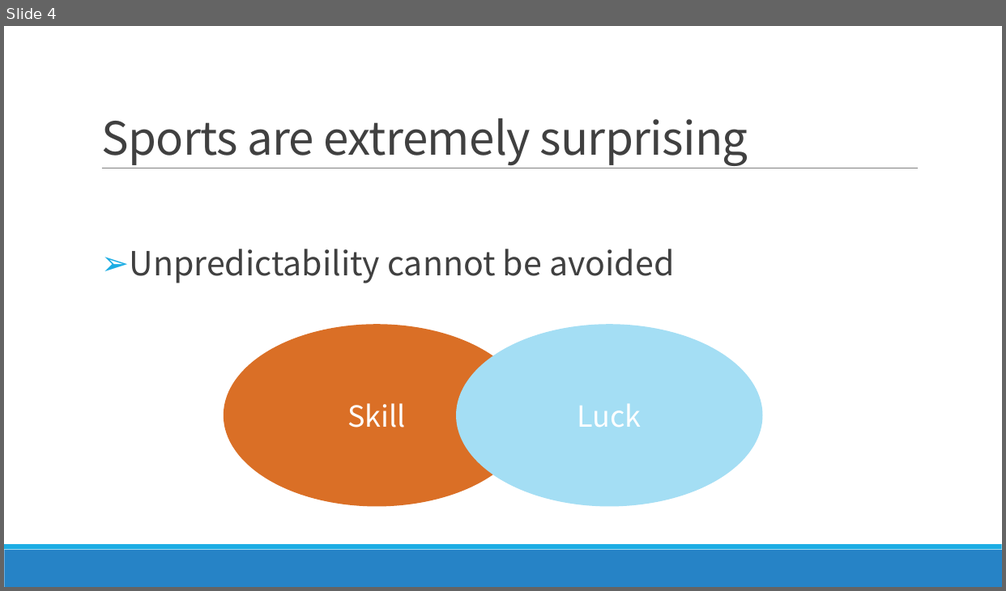
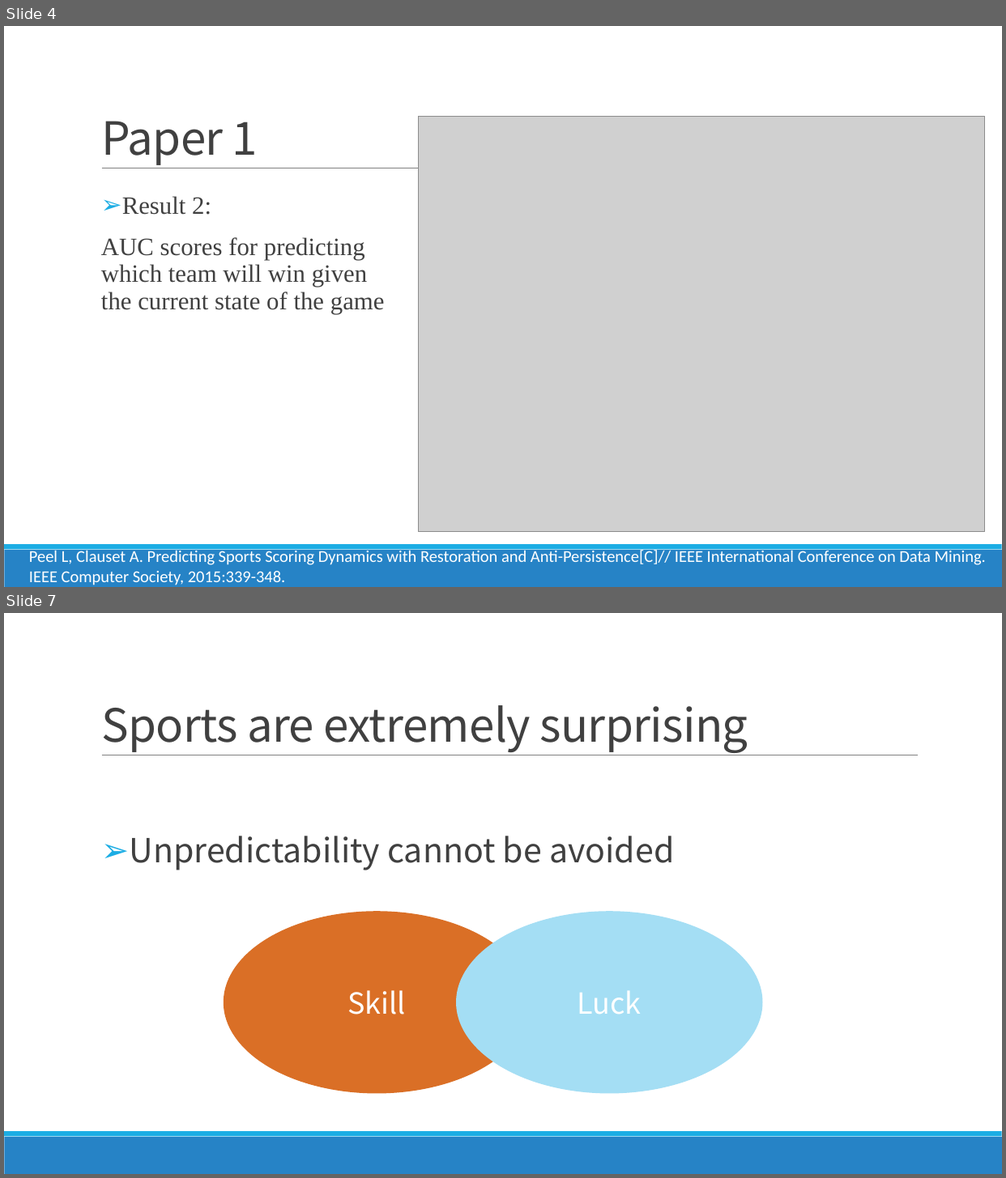
Before and after one commit to FindNorthStar/DataMining, a slide deck: homework_1/Luck is Hard to Beat The Difficulty of Sports Prediction.pptx. Shown one above the other, each under a label of ours: slide 4 before the commit, slides 4 and 7 after it; the slides between them are not shown. The pictures are 1006x591 and 1006x1178 pixels, drawn with LibreOffice and Linux fonts; fonts in the diff are those of the drawing; grey boxes stand for pictures. Boxes give left, top, right and bottom in pixels: in the first picture for what was removed or moved away, otherwise in the second. Text is boxed around its words. In the diff, an @@ line names an element or a change of style, - is before the commit and + after.

Commit message:
Update the ppt (Paper1 & Paper 2)

```diff
--- a/homework_1/Luck is Hard to Beat The Difficulty of Sports Prediction.pptx
+++ b/homework_1/Luck is Hard to Beat The Difficulty of Sports Prediction.pptx
@@ slide 4 added at <box>4,26,1002,587</box>, background #FFFFFF; not listed: 3 template elements that a slide beside it also shows @@
@@ title added at <box>101,121,258,165</box>, 44 pt, text #404040 @@
+Paper 1
@@ picture added at <box>418,117,985,532</box> @@
@@ text added at <box>101,196,385,314</box>, 24 pt, text #404040 @@
+➢ Result 2:
+AUC scores for predicting which team will win given the current state of the game
@@ text added at <box>29,548,986,586</box>, 16 pt, text #FFFFFF @@
+Peel L, Clauset A. Predicting Sports Scoring Dynamics with Restoration and Anti-Persistence[C]// IEEE International Conference on Data Mining. IEEE Computer Society, 2015:339-348.
@@ what was slide 4 is now slide 7 @@
```
Also in this commit, not shown: 1 slide changed, 4 other slides added, 2 slides removed.
